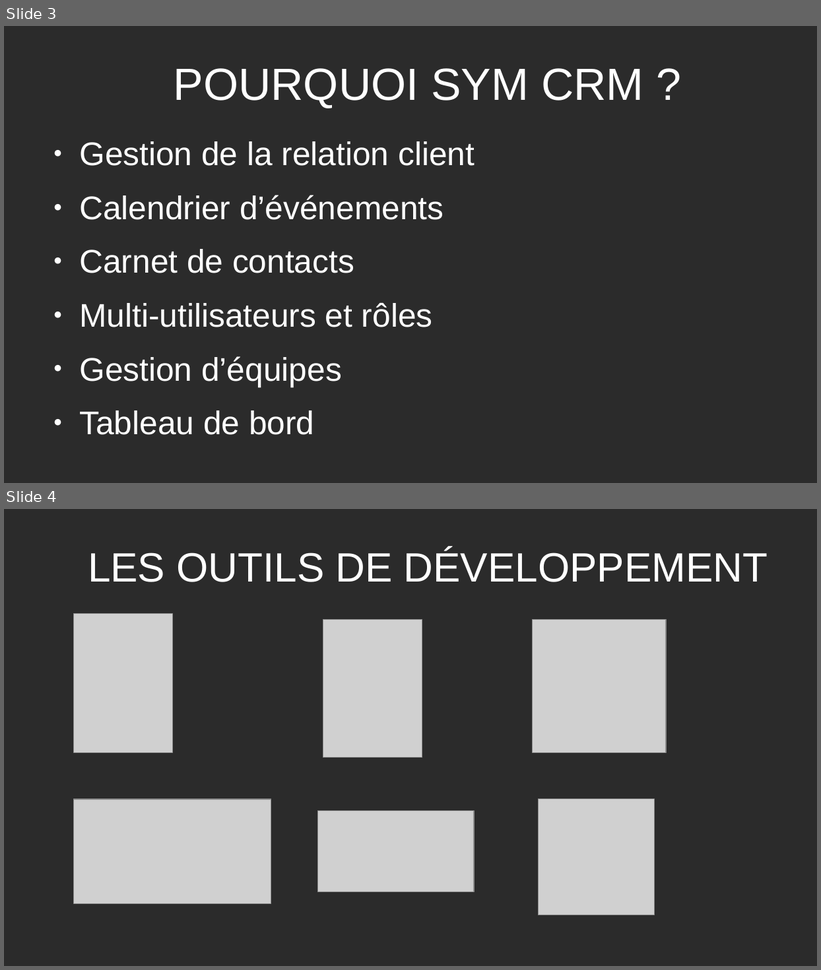
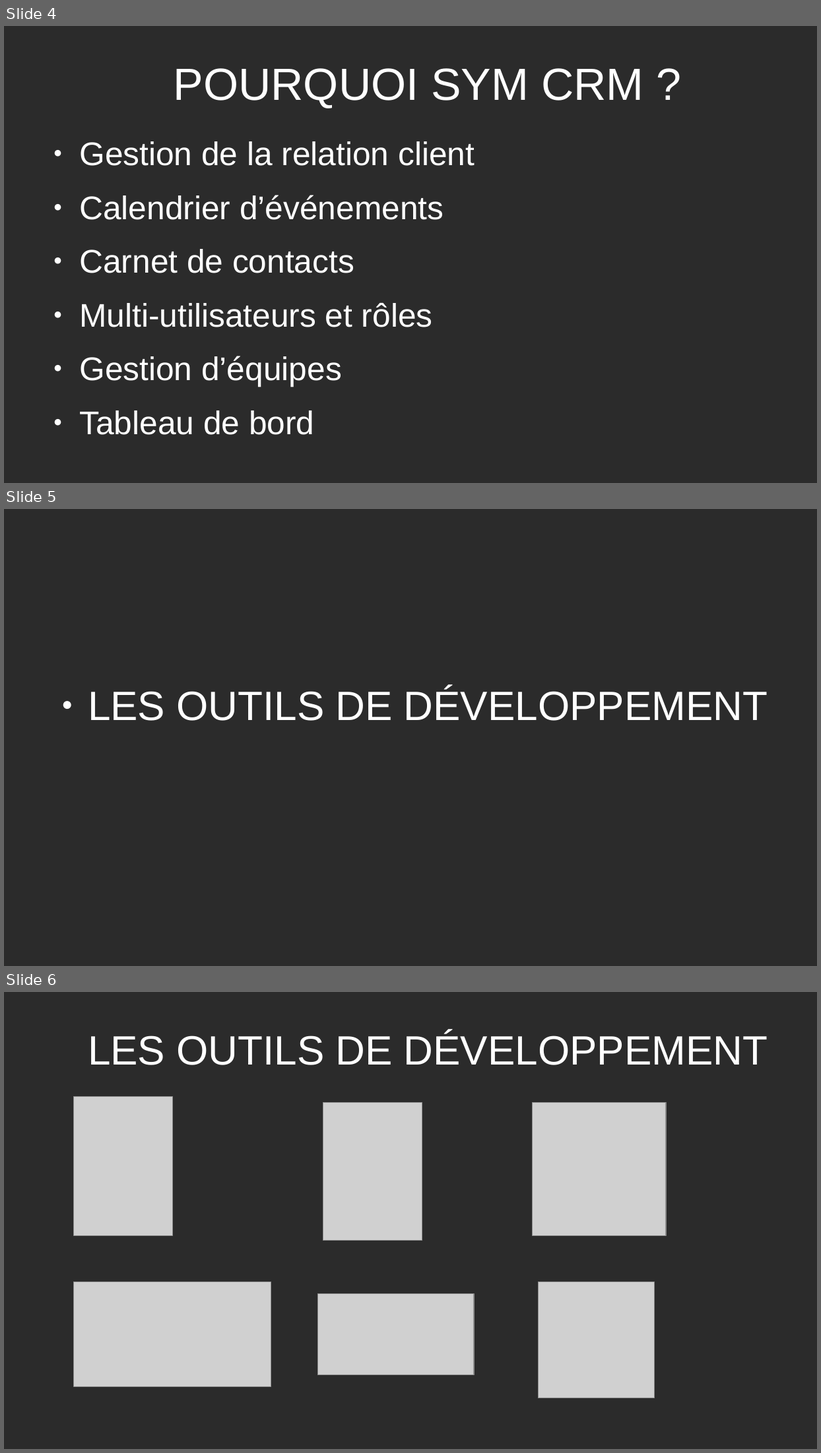
Before and after one commit to Lukam90/Sym-CRM, a slide deck: application/document/Presentation-Sym-CRM-LH.odp. Shown one above the other, each under a label of ours: slides 3 and 4 before the commit, slides 4, 5 and 6 after it. The pictures are 821x970 and 821x1453 pixels, drawn with LibreOffice and Linux fonts; fonts in the diff are those of the drawing; grey boxes stand for pictures; background and template pictures are left out; a plain dark background stands for a picture behind light text. Boxes give left, top, right and bottom in pixels: in the first picture for what was removed or moved away, otherwise in the second. Text is boxed around its words. In the diff, an @@ line names an element or a change of style, - is before the commit and + after.

```diff
--- a/application/document/Presentation-Sym-CRM-LH.odp
+++ b/application/document/Presentation-Sym-CRM-LH.odp
@@ slide 5 added at (4,509,817,966), background picture (left out) @@
@@ subtitle added at (88,687,768,721), 40 pt, text #FFFFFF @@
+● LES OUTILS DE DÉVELOPPEMENT
@@ what was slide 3 is now slide 4 @@
@@ what was slide 4 is now slide 6 @@
```
Also in this commit, not shown: 3 slides changed, 6 other slides added, 1 slide removed, 11 other files.
